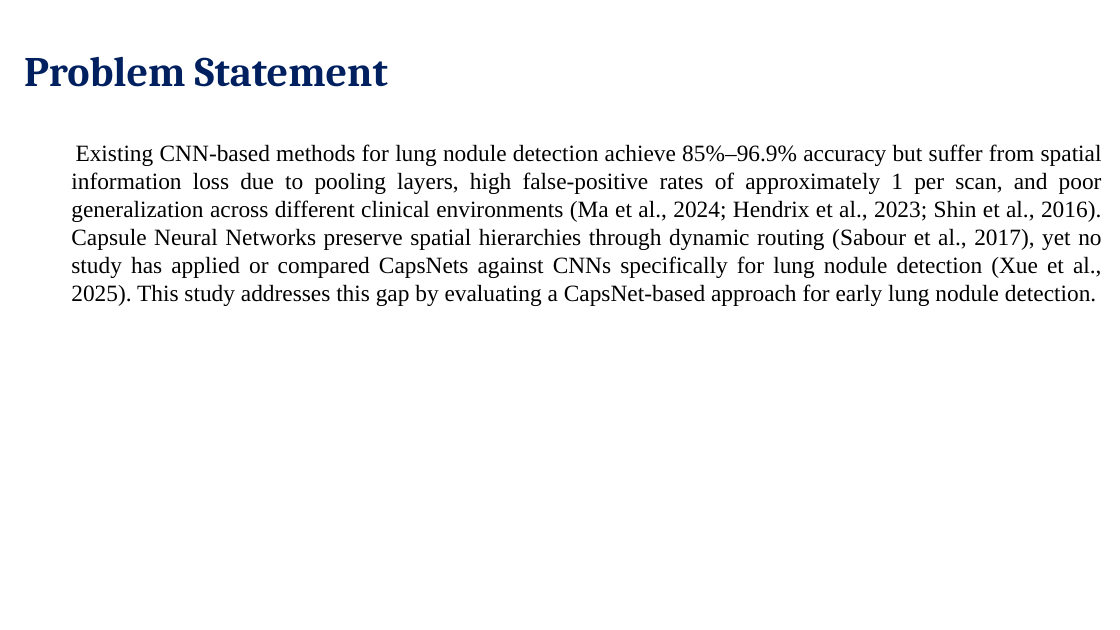
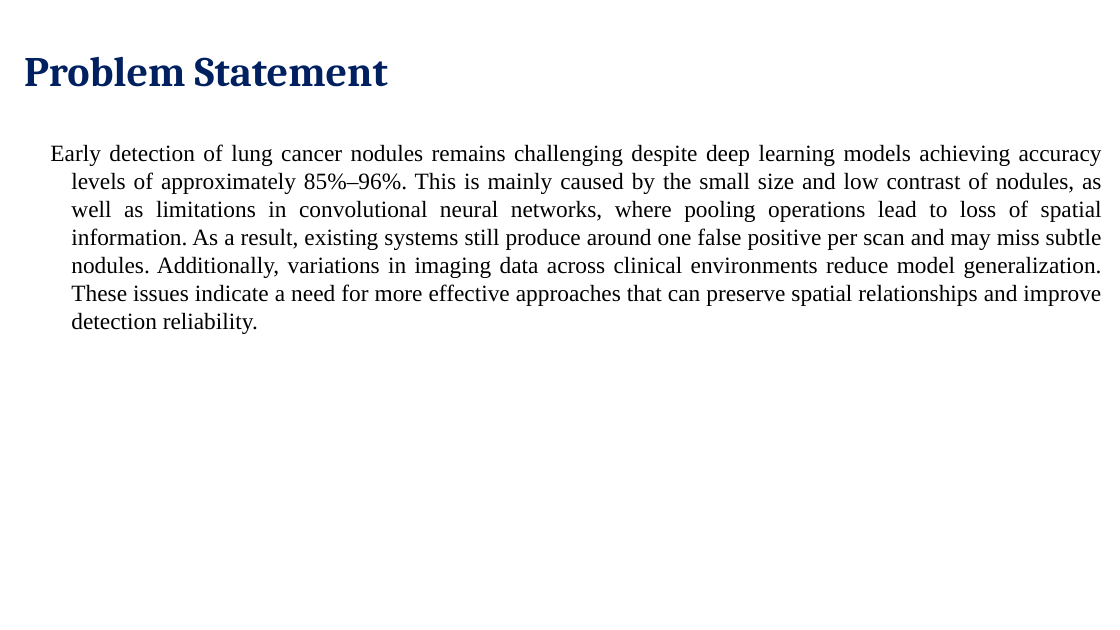
Before and after one commit to Azzy123-art/public1, a slide deck: slide 7 of Early Detection of Lung Cancer Nodules through Capsule Neural Network (2).pptx. Drawn at 1120x630 pixels with LibreOffice and Linux fonts; fonts in the diff are those of the drawing. Boxes give left, top, right and bottom in pixels: in the first picture for what was removed or moved away, otherwise in the second. Text is boxed around its words. In the diff, an @@ line names an element or a change of style, - is before the commit and + after.

```diff
--- a/Early Detection of Lung Cancer Nodules through Capsule Neural Network (2).pptx
+++ b/Early Detection of Lung Cancer Nodules through Capsule Neural Network (2).pptx
@@ text at bbox=[50, 144, 1102, 334]: text changed @@
-  Existing CNN-based methods for lung nodule detection achieve 85%–96.9% accuracy but suffer from spatial information loss due to pooling layers, high false-positive rates of approximately 1 per scan, and poor generalization across different clinical environments (Ma et al., 2024; Hendrix et al., 2023; Shin et al., 2016). Capsule Neural Networks preserve spatial hierarchies through dynamic routing (Sabour et al., 2017), yet no study has applied or compared CapsNets against CNNs specifically for lung nodule detection (Xue et al., 2025). This study addresses this gap by evaluating a CapsNet-based approach for early lung nodule detection.
+  Early detection of lung cancer nodules remains challenging despite deep learning models achieving accuracy levels of approximately 85%–96%. This is mainly caused by the small size and low contrast of nodules, as well as limitations in convolutional neural networks, where pooling operations lead to loss of spatial information. As a result, existing systems still produce around one false positive per scan and may miss subtle nodules. Additionally, variations in imaging data across clinical environments reduce model generalization. These issues indicate a need for more effective approaches that can preserve spatial relationships and improve detection reliability.
```
